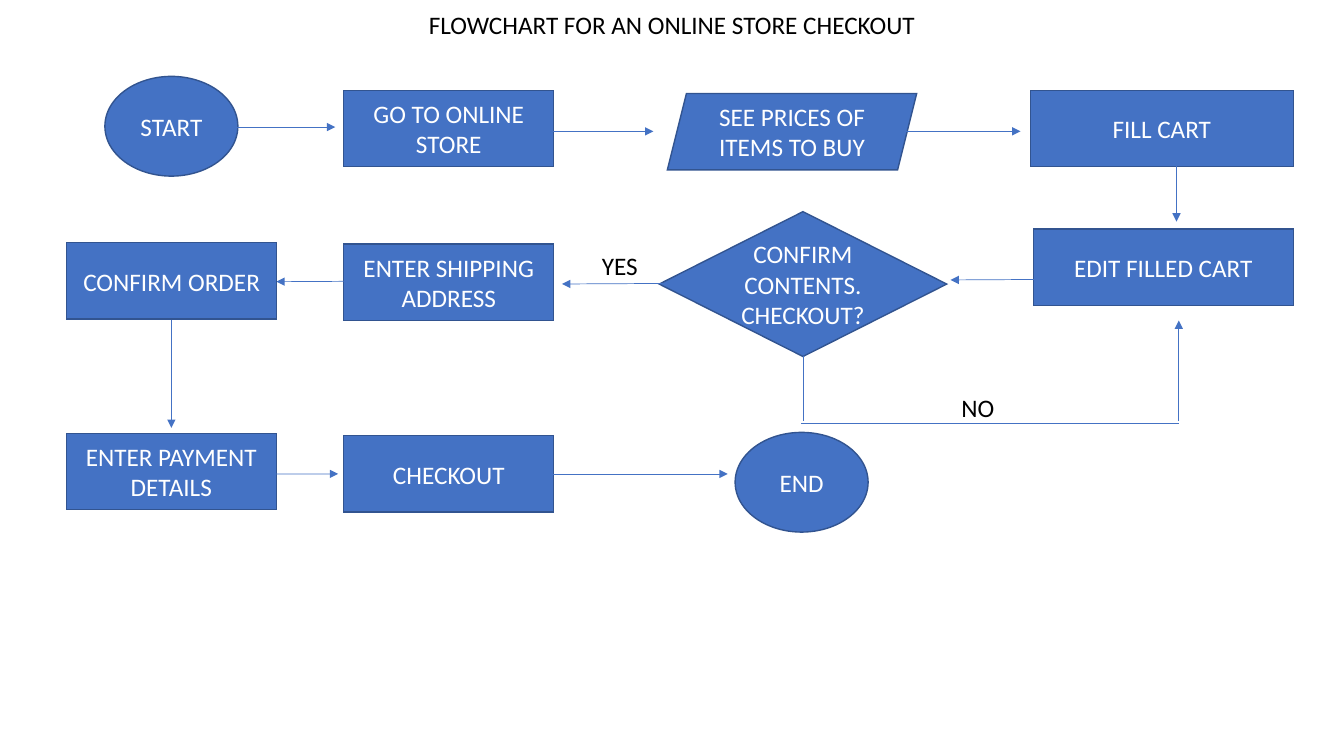
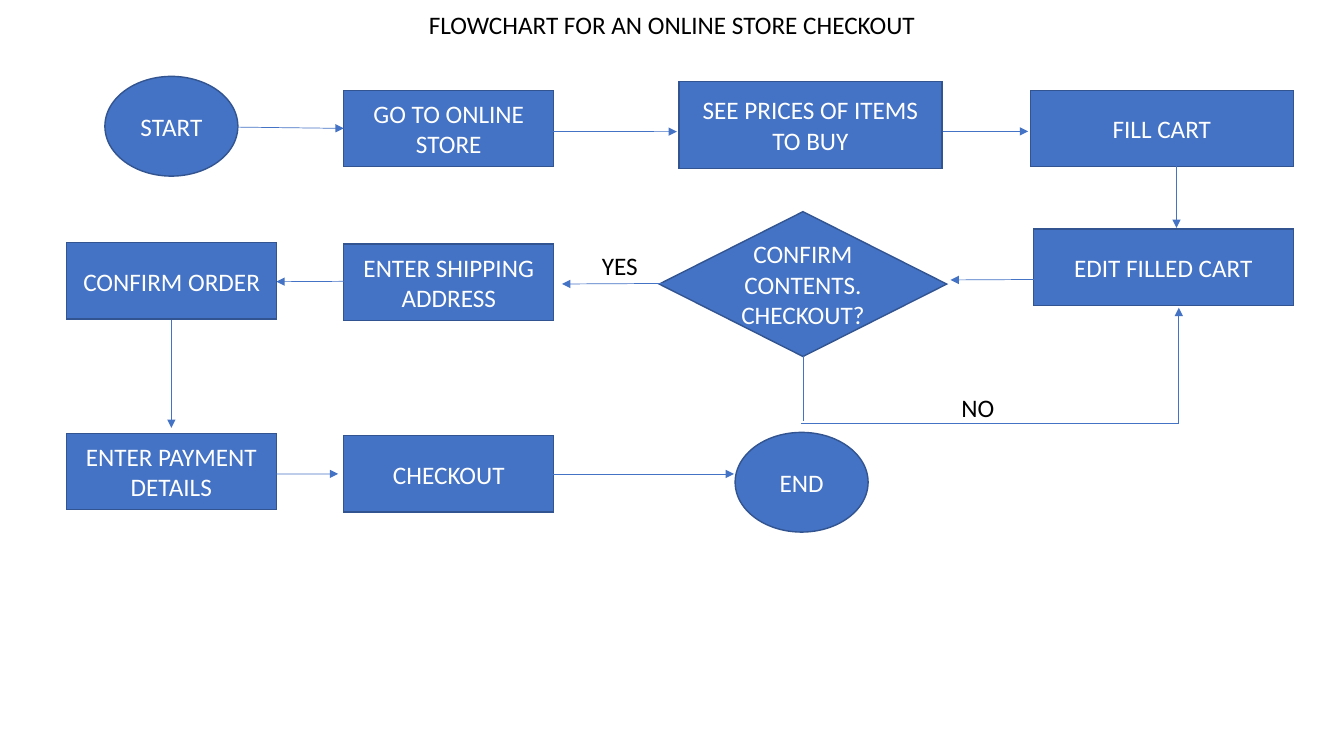
Before and after one commit to ayomidemalik/m.memudCSC102, a slide deck: slide 1 of Week_3/Presentation1.pptx. Drawn at 1344x756 pixels with LibreOffice and Linux fonts; fonts in the diff are those of the drawing. Boxes give left, top, right and bottom in pixels: in the first picture for what was removed or moved away, otherwise in the second. Text is boxed around its words. In the diff, an @@ line names an element or a change of style, - is before the commit and + after.

```diff
--- a/Week_3/Presentation1.pptx
+++ b/Week_3/Presentation1.pptx
@@ rectangle "SEE PRICES OF ITEMS TO ...": place and size @@
-rectangle "SEE PRICES OF ITEMS TO ..." at bbox=[667, 94, 917, 170]
+rectangle "SEE PRICES OF ITEMS TO ..." at bbox=[680, 82, 943, 168]
@@ rectangle "SEE PRICES OF ITEMS TO ..." at bbox=[680, 82, 943, 168]: parallelogram to rectangle @@
@@ arrow moved from (235, 127) - (336, 127) to (235, 127) - (344, 128) @@
@@ arrow moved from (503, 131) - (653, 131) to (516, 131) - (678, 132) @@
@@ arrow moved from (870, 131) - (1020, 131) to (877, 131) - (1028, 131) @@
@@ arrow moved from (1177, 148) - (1177, 222) to (1177, 155) - (1177, 228) @@
@@ arrow moved from (1179, 421) - (1179, 321) to (1179, 423) - (1179, 308) @@
@@ arrow moved from (547, 474) - (728, 474) to (540, 474) - (734, 474) @@
```
Also in this commit, not shown: 1 slide added.
